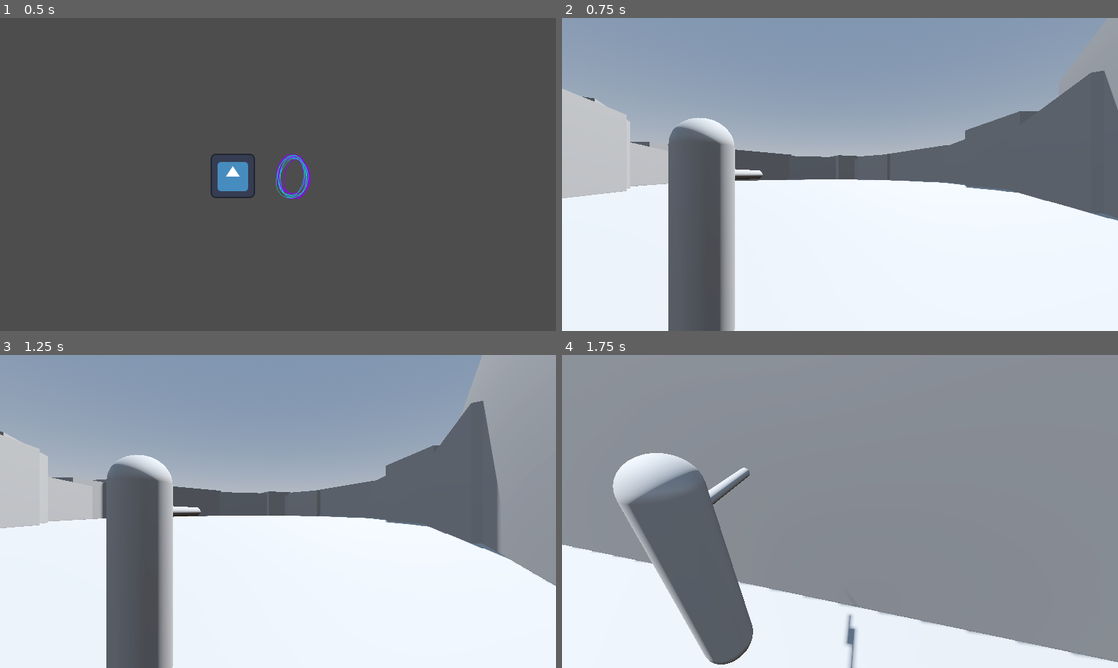
Above: before the commit, frames 1-4 (two rows, left to right).
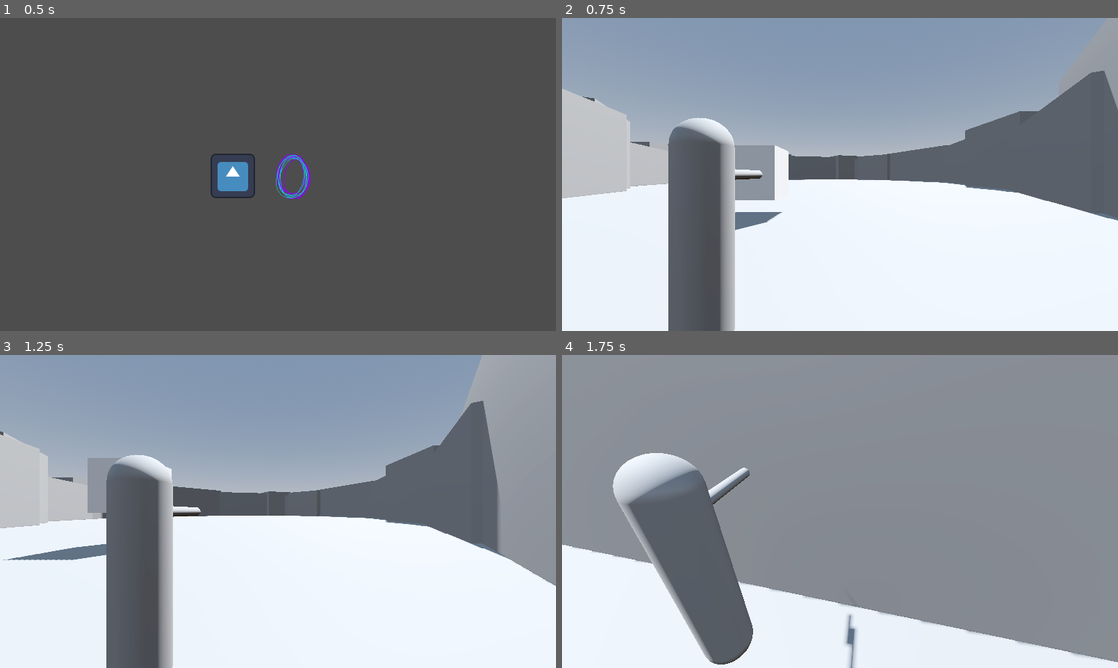
Above: after the commit, the same moments.

Repository: paxelotl/virtuoso
Game: Godot game, scene res://worlds/lobby.tscn
Same seed, same stepped clock (60 frames per second), same inputs: the game is played once before the commit and once after it. The engine's default icon, where the game draws it, is replaced by a stand-in: a white triangle on a blue panel in a dark square.
Inputs (mouse positions are in pixels of both pictures, inside the frame that each line leads up to):
- Up to frame 1 (0.5 s): no input
- Up to frame 2 (0.75 s): tap Enter (ui_accept) at 0.5 s; move the mouse to (962, 158) at 0.52 s; hold D (move_right) from 0.53 s (still down); click (962, 158) at 0.67 s
- Up to frame 3 (1.25 s): keep holding D (move_right); tap Enter (ui_accept) at 0.77 s
- Up to frame 4 (1.75 s): move the mouse to (812, 511) at 1.27 s; release D (move_right) at 1.28 s; hold W (move_forward) from 1.28 s (still down); tap Enter (ui_accept) at 1.52 s

Frame 1 is identical in both runs. In frame 2, 1.7% of the frame differs, in the area x 31-41%, y 40-68%; in frame 3, 1.1%; in frame 4, nothing differs.

Commit message:
Add basic animation test

Diff:
--- /dev/null
+++ b/objects/untitled.tscn
@@ -0,0 +1,7 @@
+[gd_scene load_steps=3 format=3 uid="uid://dcjgungkmh3ro"]
+
+[ext_resource type="PackedScene" uid="uid://sikx4l7e5jt4" path="res://imports/untitled.glb" id="1_ikdot"]
+[ext_resource type="Script" path="res://scripts/untitled.gd" id="2_qprga"]
+
+[node name="untitled" instance=ExtResource("1_ikdot")]
+script = ExtResource("2_qprga")
--- /dev/null
+++ b/scripts/untitled.gd
@@ -0,0 +1,8 @@
+extends Node3D
+
+@onready var player = $AnimationPlayer
+
+# Called when the node enters the scene tree for the first time.
+func _ready() -> void:
+	player.current_animation = "CubeAction"
+	player.play()
--- a/worlds/main.tscn
+++ b/worlds/main.tscn
@@ -1,6 +1,7 @@
-[gd_scene load_steps=8 format=3 uid="uid://bwxw4py30xel7"]
+[gd_scene load_steps=9 format=3 uid="uid://bwxw4py30xel7"]
 
 [ext_resource type="PackedScene" uid="uid://ty0d3ot8vrfd" path="res://characters/player_3d.tscn" id="1_yvl06"]
+[ext_resource type="PackedScene" uid="uid://dcjgungkmh3ro" path="res://objects/untitled.tscn" id="2_bcupx"]
 
 [sub_resource type="ProceduralSkyMaterial" id="ProceduralSkyMaterial_3qhbm"]
 sky_horizon_color = Color(0.64625, 0.65575, 0.67075, 1)
@@ -125,3 +126,6 @@
 transform = Transform3D(0.0499053, 0, 5.33404, 0, 9.19242, 0, -9.04845, 0, 0.0294178, -32.8817, 2.5684, 10.2539)
 mesh = SubResource("BoxMesh_61i6c")
 skeleton = NodePath("../..")
+
+[node name="untitled" parent="." instance=ExtResource("2_bcupx")]
+transform = Transform3D(1, 0, 0, 0, 1, 0, 0, 0, 1, -2.1204, 1.80073, 40.1795)
Binary file added: imports/untitled.glb
Not shown, added: imports/untitled.glb.import
